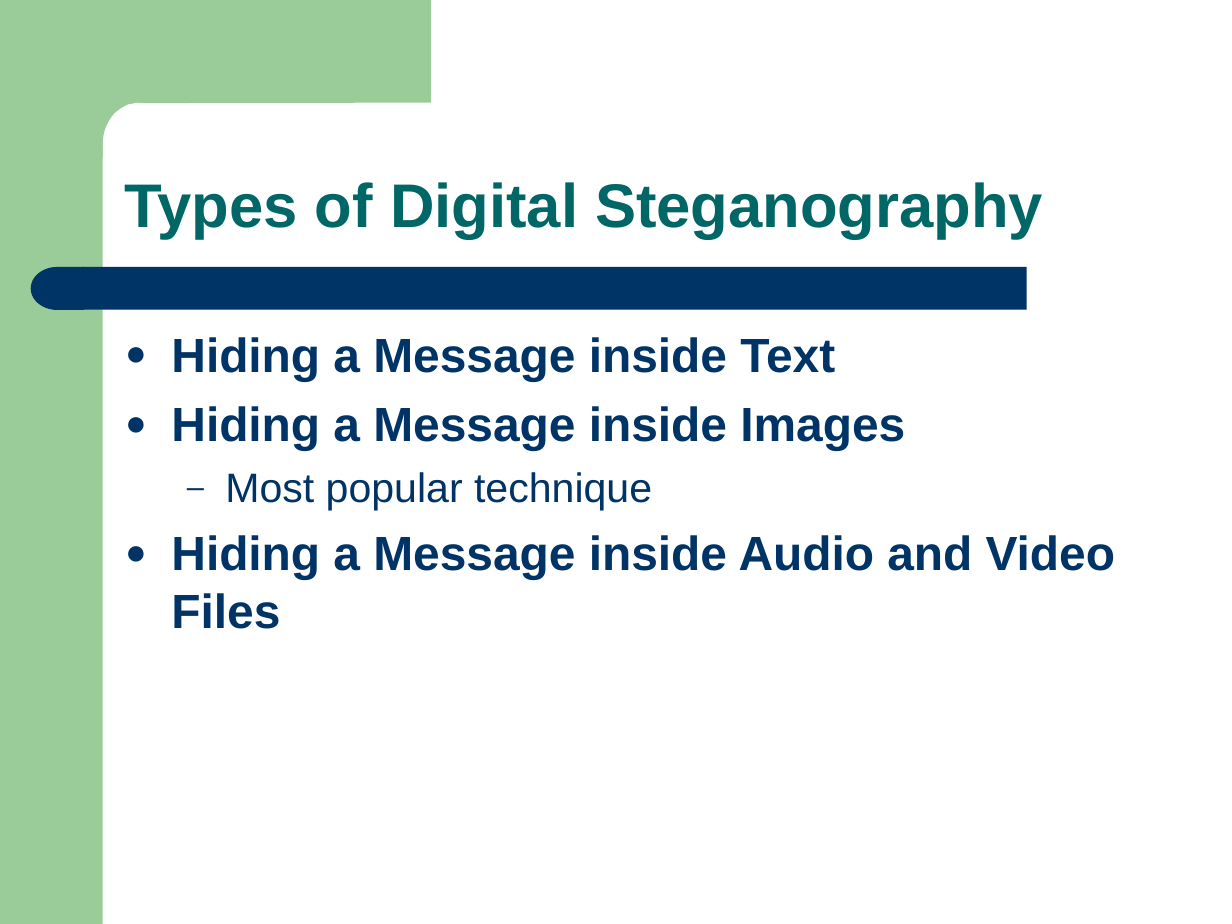
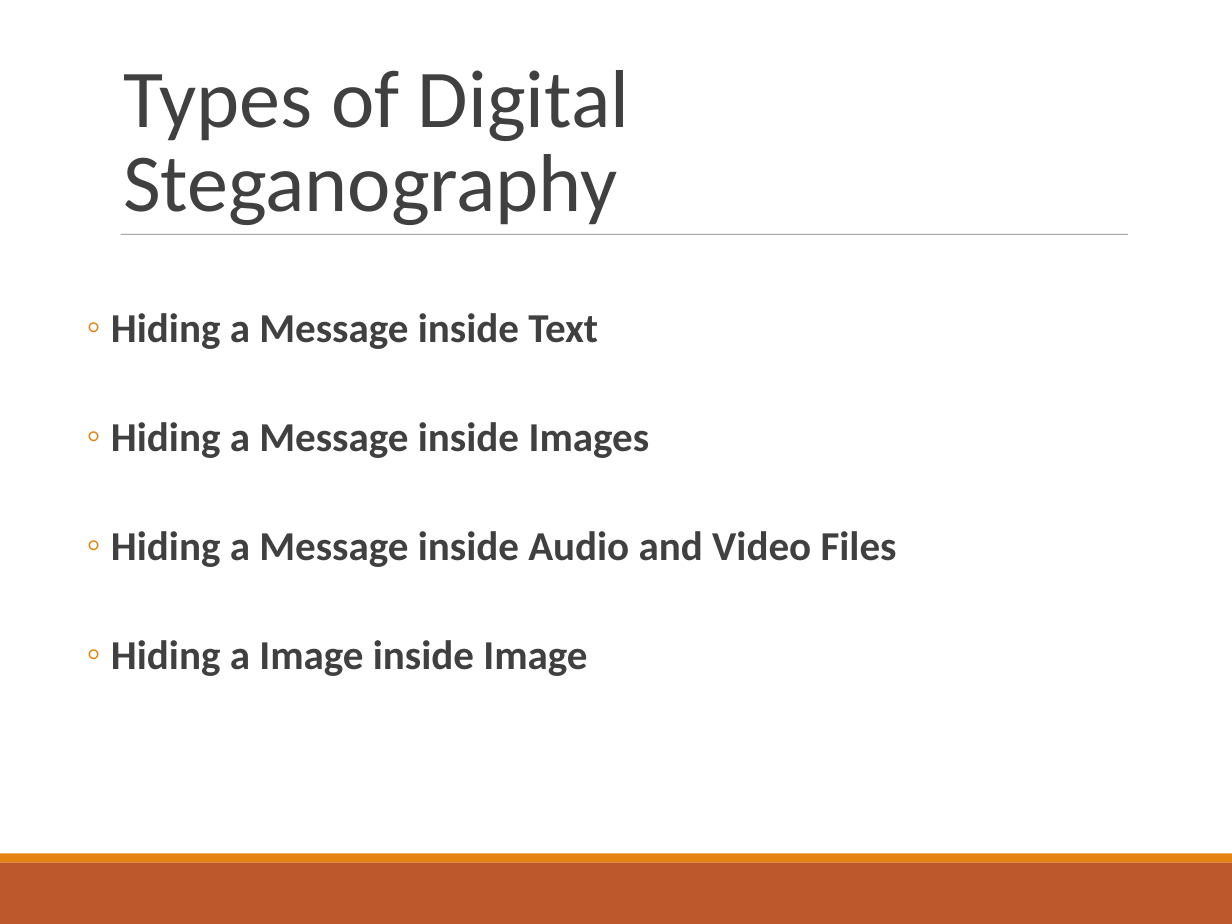
Before and after one commit to hemansh/digital_steganography, a slide deck: slide 10 of Steganography.ppt (slide 11 before the commit). Drawn at 1232x924 pixels with LibreOffice and Linux fonts; fonts in the diff are those of the drawing. Boxes give left, top, right and bottom in pixels: in the first picture for what was removed or moved away, otherwise in the second. Text is boxed around its words. In the diff, an @@ line names an element or a change of style, - is before the commit and + after.

```diff
--- a/Steganography.ppt
+++ b/Steganography.ppt
@@ title "Types of Digital Steganography": place and size @@
-title "Types of Digital Steganography" at <box>125,182,1043,239</box>
+title "Types of Digital Steganography" at <box>123,70,629,225</box>
@@ title "Types of Digital Steganography" at <box>123,70,629,225</box>: size 36 to 48 pt, font Arial to Calibri, text colour #006666 to #404040, bold off; line spacing 0.9 to 0.85 @@
@@ line added from (121, 234) to (1127, 234), #7F7F7F 0.51 pt @@
@@ group removed at <box>0,0,1027,924</box>: 1 rectangle, 1 freeform shape, 1 rounded rectangle, 1 flow chart delay @@
@@ text "Hiding a Message inside Text": place and size @@
-text "Hiding a Message inside Text" at <box>171,337,1115,629</box>
+text "Hiding a Message inside Text" at <box>111,313,897,676</box>
@@ text at <box>111,313,897,567</box>: size 28 to 24 pt, font Arial to Calibri, text colour #003366 to #404040 in "Hiding a Message inside Text", "Hiding a Message inside Images", "Hiding a Message inside Audio and Video ..."; bullet ● to ◦; list level 1 to 2 in "Hiding a Message inside Text"; line spacing 1 to 2; bullet colour #003366 to #E48312; list level 1 to 2 in "Hiding a Message inside Images"; list level 1 to 2 in "Hiding a Message inside Audio ..." @@
@@ text at <box>225,472,652,511</box>: paragraph removed @@
-  – Most popular technique
@@ text at <box>111,640,587,676</box>: paragraph added @@
+  ◦ Hiding a Image inside Image
@@ rectangle added at <box>0,862,1232,924</box>, fill #BD582C @@
@@ rectangle added at <box>0,854,1232,862</box>, fill #E48312 @@
```
Also in this commit, not shown: 15 other slides changed, 2 slides added, 3 slides removed, 1 other file.
